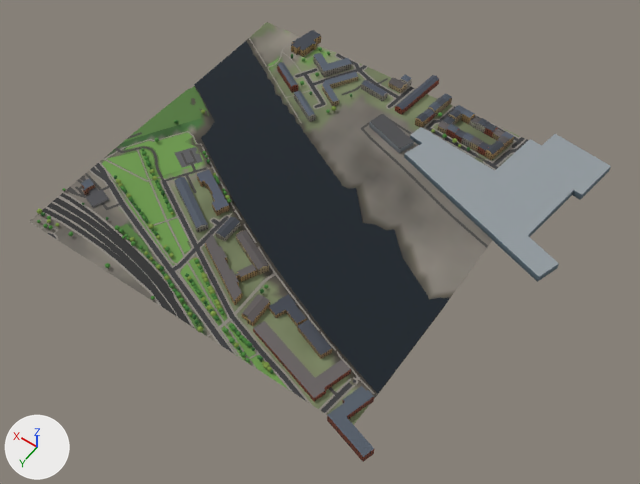
One commit to the glTF model glasgow-subway/data/city/city_1_3.glb: the scene before it, then after it.
Before and after are seen from a 50 mm lens placed at (-3326.0, 1372.0, 892.0), pointed at (-2910.0, 791.0, -23.0). Lighting does not change. The marker at lower left points along +X, +Y and +Z. The older version comes first. Where no turn or scale is listed for an object, it has been applied to the vertices. Vertices at exactly the same position are counted once.

In view in the first picture: 'buildings_1_3', 'green_1_3', 'roads_1_3', 'terrain_1_3', 'water_1_3'.
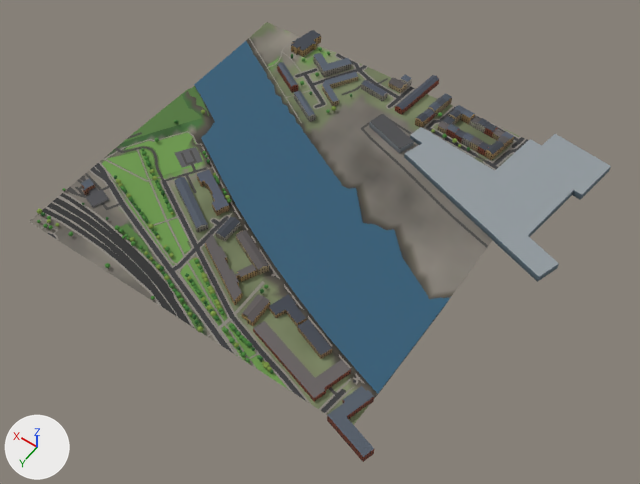
Boxes [x1, y1, x2, y2] around the edits, measured in the pictures (640 x 484 px):
'water_1_3', surface changed, recoloured (lighter)
    both: [194, 41, 451, 394]
'buildings_1_3', moved
    both: [81, 30, 611, 462]
part 1 of me_green_1_3, reshaped
    both: [115, 89, 210, 247]
part 2 of me_roads_1_3, reshaped
    before: [94, 135, 375, 394]
    after: [94, 144, 359, 394]

The change, as a diff of the scene's bpy script:
```diff
--- a/glasgow-subway/data/city/city_1_3.glb.py
+++ b/glasgow-subway/data/city/city_1_3.glb.py
@@ mat_mat_water @@
 n2 = _N.new('ShaderNodeMix'); n2.name = 'Mix'
 n2.inputs[0].default_value = 1.0  # 'Factor'
-n2.inputs[7].default_value = (0.0331, 0.0946, 0.133, 1.0)  # 'B', dark cyan #335766
+n2.inputs[7].default_value = (0.787, 0.89, 1.0, 1.0)  # 'B', pale blue #e5f2ff
 n3 = _N.new('ShaderNodeVertexColor'); n3.name = 'Color Attribute'
@@ me_green_1_3 @@
 # used by ob_green_1_3; location = (-2811.0, 752.0, 4.0)
-me_green_1_3.from_pydata(...)  # 366 vertices, 360 faces; spans x -211.0..211.0, y -248.0..248.0, z -4.0..4.0
+me_green_1_3.from_pydata(...)  # 338 vertices, 304 faces; spans x -211.0..211.0, y -248.0..248.0, z -4.0..4.0
+# me_green_1_3 part 1
+# 30 vertices are removed from x 51.0..199.0, y -52.0..164.0, z 0.0..3.0
+# 132 faces are deleted
+# 2 vertices are added at (184.0, -31.0, 0.0), (190.0, -10.0, 1.0)
+# 76 new faces join them
 me_green_1_3.materials.append(mat_mat_green)
@@ me_roads_1_3 @@
 # used by ob_roads_1_3; location = (-2850.0, 750.0, 7.0)
-me_roads_1_3.from_pydata(...)  # 2884 vertices, 2833 faces; spans x -250.0..250.0, y -250.0..250.0, z -6.0..6.0
+me_roads_1_3.from_pydata(...)  # 1444 vertices, 1388 faces; spans x -250.0..250.0, y -250.0..250.0, z -6.0..6.0
+# me_roads_1_3 part 2: 52 vertices moved from x -199.0..244.0, y 10.0..250.0, z -6.0..1.0 to x -198.0..244.0, y 10.0..250.0, z -6.0..1.0; 1042 vertices removed from x -241.0..250.0, y 5.0..250.0, z -6.0..1.0; 164 vertices added at x -219.0..250.0, y 26.0..250.0, z -6.0..1.0
+# other edits to the shape of me_roads_1_3 do not show in these pictures
 me_roads_1_3.materials.append(mat_mat_road)
@@ me_water_1_3 @@
 me_water_1_3.from_pydata(...)  # 209 vertices, 296 faces; spans x -250.0..250.0, y -196.0..196.0, z 0.0
 # used by ob_water_1_3; location = (-2850.0, 749.0, 3.0)
+# me_water_1_3 part 3: 296 faces centred in x -247.0..245.0, y -192.0..195.0, z 0.0 are repainted in the vertex colours; the middle colour goes from dark blue #2a4d5c to dark blue #326076
 me_water_1_3.materials.append(mat_mat_water)
```
